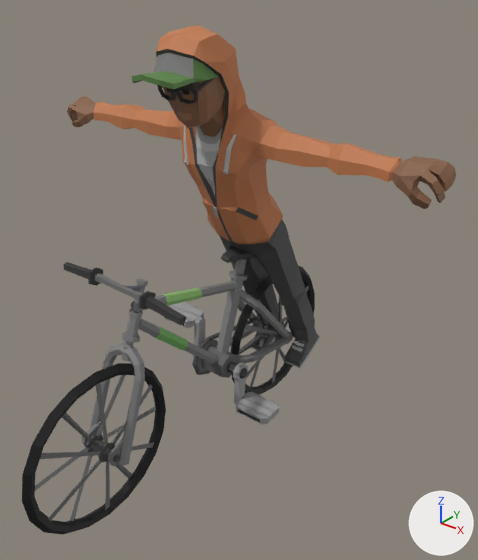
The glTF model sets/cyclist-animation/gltf-exports/cyclist-2-animation-v1.glb: old version first, new version second.
Rendered twice from a camera (50 mm lens) standing at (1.91, -2.0, 2.22) and looking at (0.26, 0.06, 0.94). The lights are fixed; the arrows at lower right show +X, +Y and +Z. Vertices at the same position are counted once.

In view in the first picture: 'Character_4', 'SM_Veh_Bike_02_Combined'.
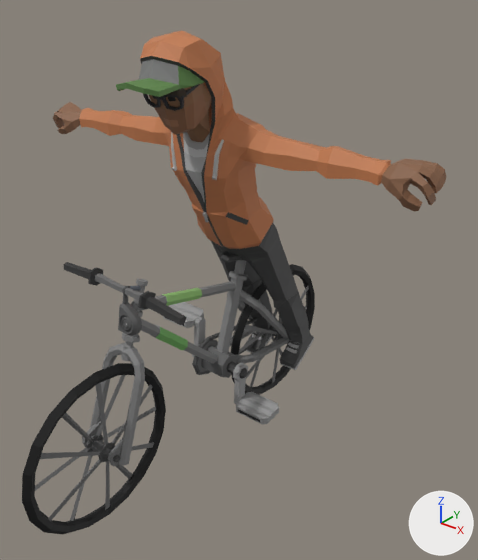
The change, as JSON lines over the scene's bpy script:
```json
{"block": "me_character_4", "where": "me_character_4.from_pydata(...)  # 938 vertices, 1838 faces; spans x -0.85..1.12, y -0.33..0.74, z 0.25..2.0"}
{"block": "me_character_4", "where": "# used by ob_character_4; location = (0.0, 0.0, 0.0)"}
{"block": "me_character_4", "change": "me_character_4 part 1: the whole mesh is multiplied about its middle by the matrix ((1.0, -0.02, -0.011), (0.02, 1.0, -0.02), (0.011, 0.02, 1.0)), then moved by (-0.01, -0.05, -0.01)"}
{"op": "add", "block": "me_plane_001", "code": ["me_plane_001 = bpy.data.meshes.new('Plane.001')", "me_plane_001.from_pydata(...)  # 426 vertices, 803 faces; spans x 0.132..0.225, y -0.536..-0.467, z 0.895..1.088", "me_plane_001.materials.append(mat_atlas_colors)  # picture img_atlas_colors_diffuse"]}
{"op": "add", "block": "ob_horn", "code": ["ob_horn = bpy.data.objects.new('Horn', me_plane_001)", "ob_horn.location = (0.0, 0.0, 0.0)"]}
```

Pixel boxes [x1, y1, x2, y2] of what changed, in the pictures (478 x 560 px):
```json
{"object": "Character_4", "change": "reshaped", "before": [67, 25, 456, 368], "after": [53, 30, 446, 370]}
{"object": "Horn", "change": "added", "after": [118, 286, 142, 336]}
```
